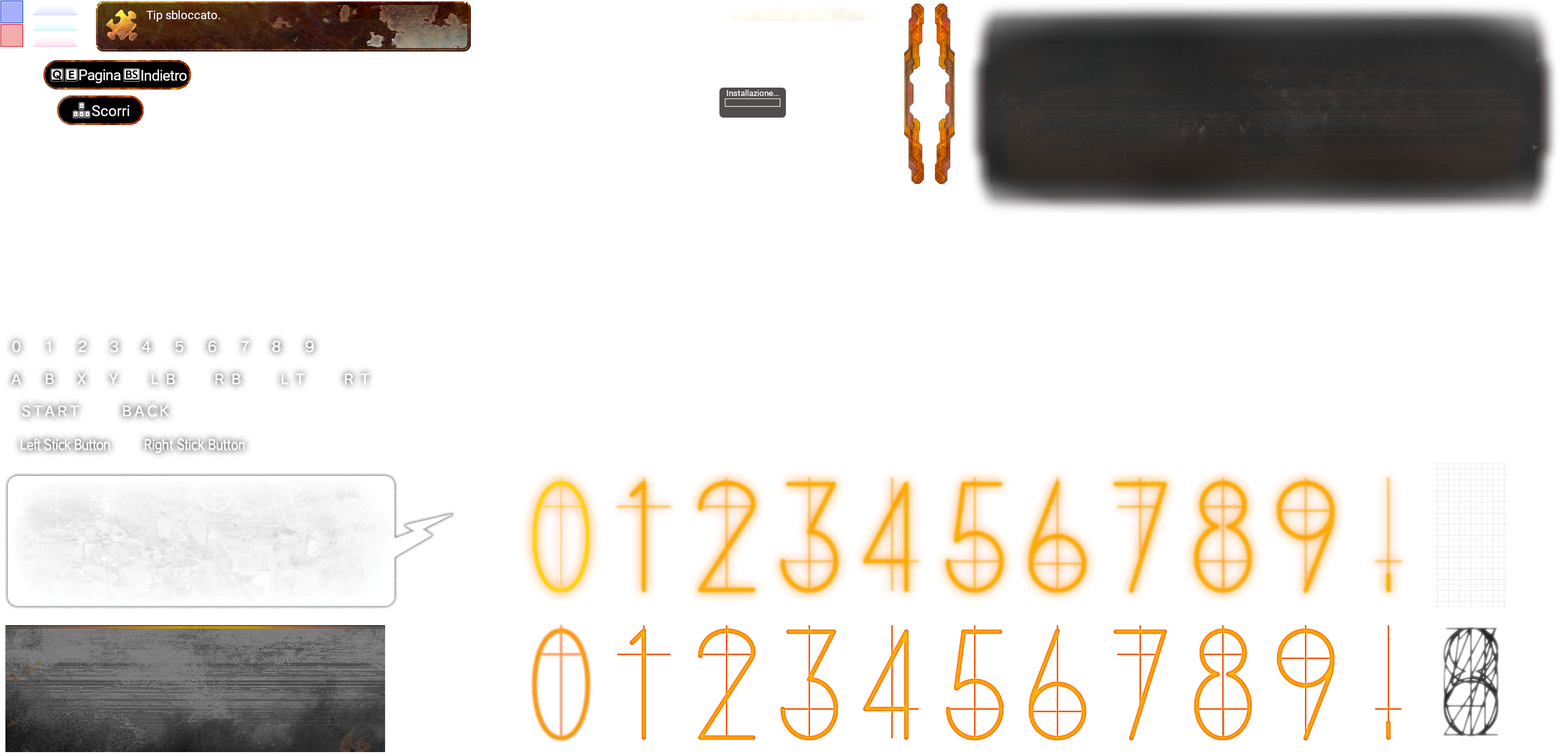
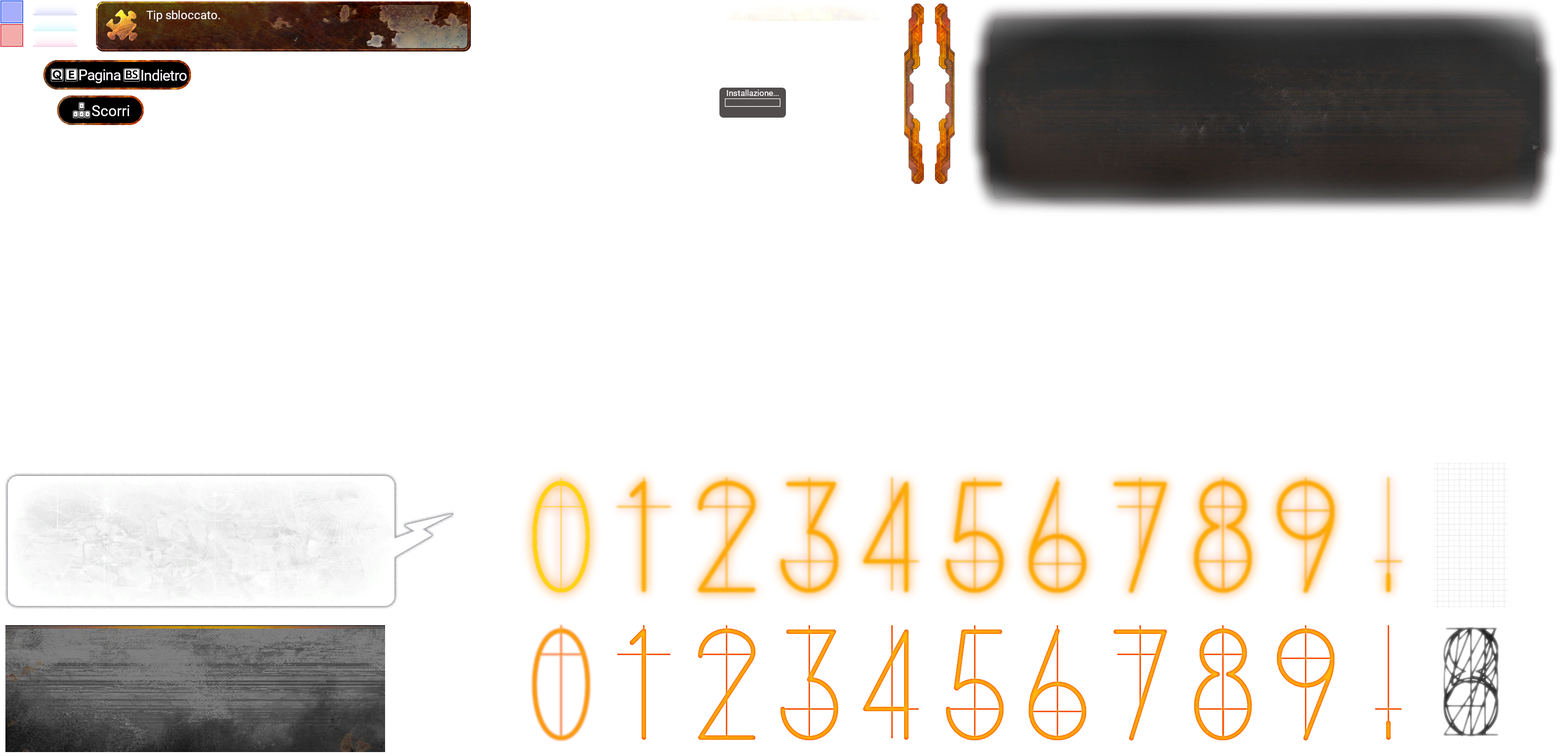
Layers edited between the first and the second 1560 × 756 image:
painted on "DATA01.dds" over [4, 333, 376, 460]
